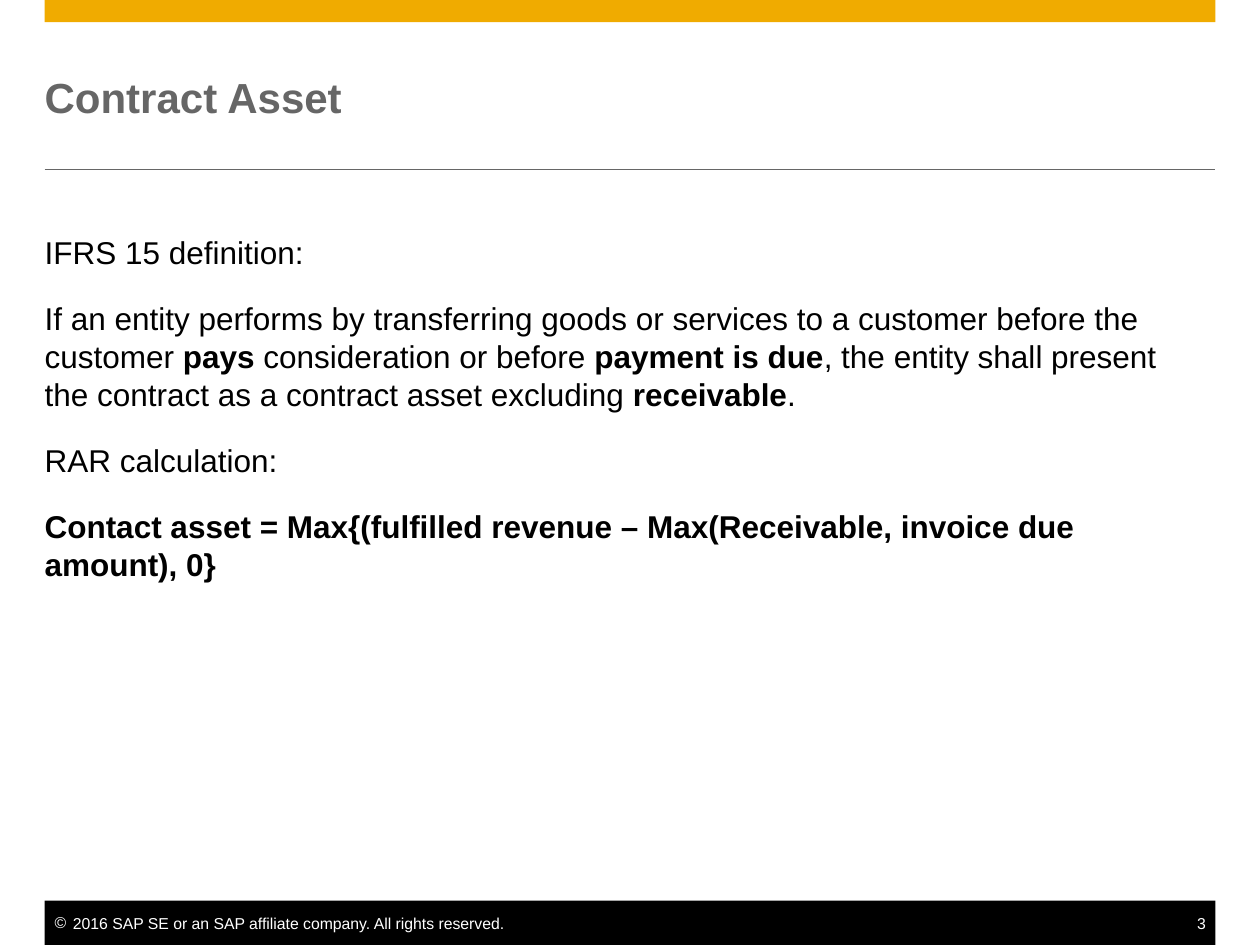
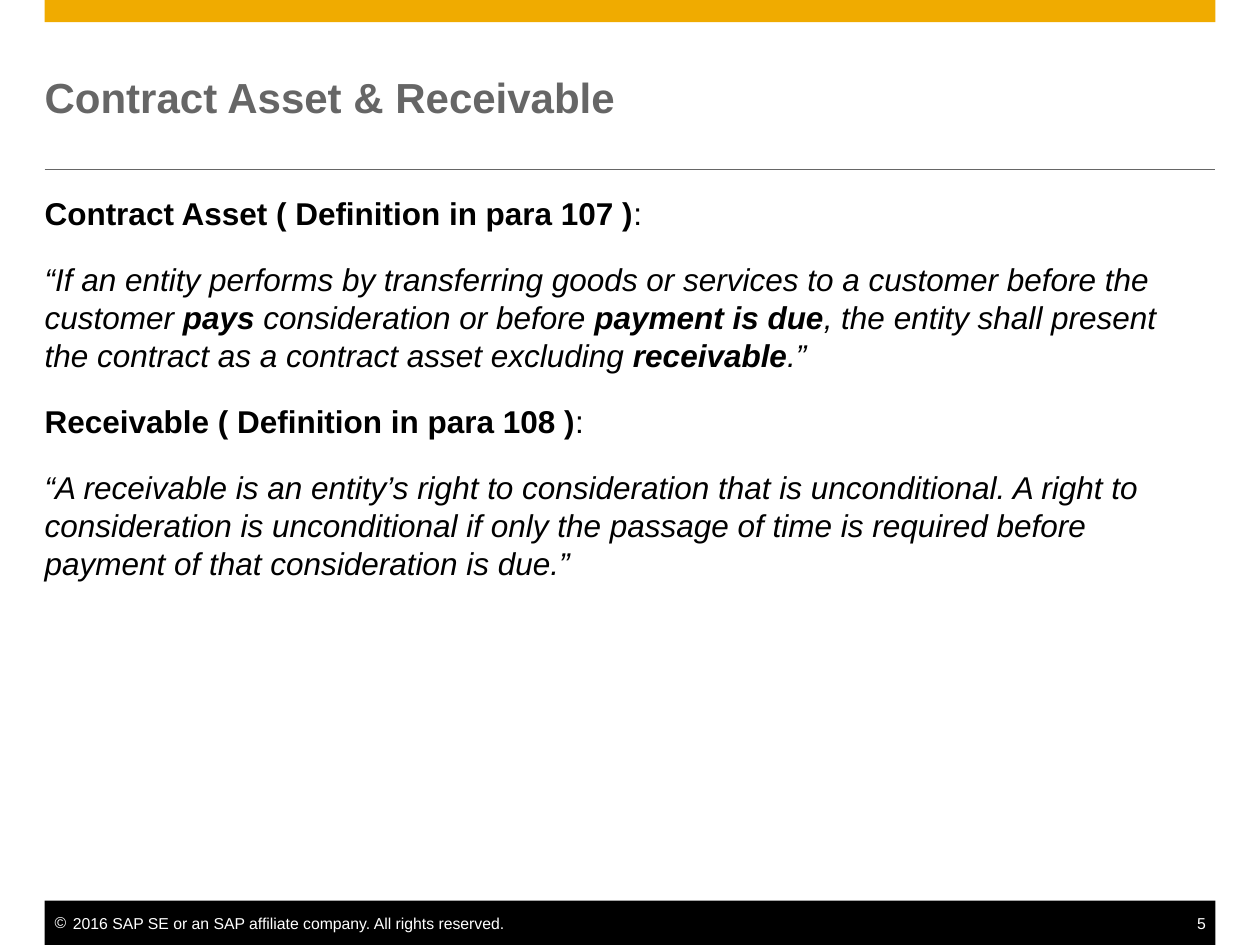
Before and after one commit to farseen1982/SAPWork, a slide deck: slide 5 of Slides/CL_CA_RA_KT.PPTX (slide 3 before the commit). Drawn at 1260x945 pixels with LibreOffice and Linux fonts; fonts in the diff are those of the drawing. Boxes give left, top, right and bottom in pixels: in the first picture for what was removed or moved away, otherwise in the second. Text is boxed around its words. In the diff, an @@ line names an element or a change of style, - is before the commit and + after.

```diff
--- a/Slides/CL_CA_RA_KT.PPTX
+++ b/Slides/CL_CA_RA_KT.PPTX
@@ title at [45,82,614,114]: text changed @@
-Contract Asset
+Contract Asset & Receivable
@@ text at [45,202,1156,581]: text changed; italic on @@
-IFRS 15 definition:
-If an entity performs by transferring goods or services to a customer before the
-customer pays consideration or before payment is due, the entity shall present
-the contract as a contract asset excluding receivable.
-RAR calculation:
-Contact asset = Max{(fulfilled revenue – Max(Receivable, invoice due amount), 0}
+Contract Asset ( Definition in para 107 ):
+“If an entity performs by transferring goods or services to a customer before the
+customer pays consideration or before payment is due, the entity shall present
+the contract as a contract asset excluding receivable.”
+Receivable ( Definition in para 108 ):
+“A receivable is an entity’s right to consideration that is unconditional. A right to
+consideration is unconditional if only the passage of time is required before
+payment of that consideration is due.”
@@ page number at [1197,918,1206,929]: text changed @@
-3
+5
```
Also in this commit, not shown: 4 other slides changed, 7 slides added, 1 other file.
